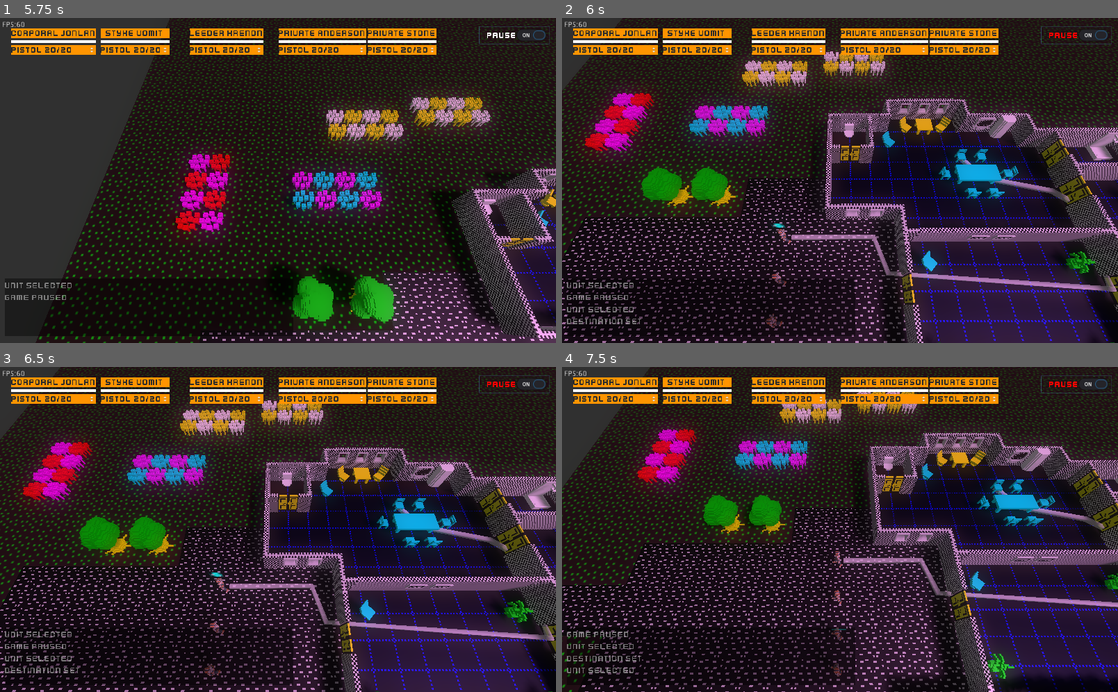
Above: before the commit, frames 1-4 (two rows, left to right).
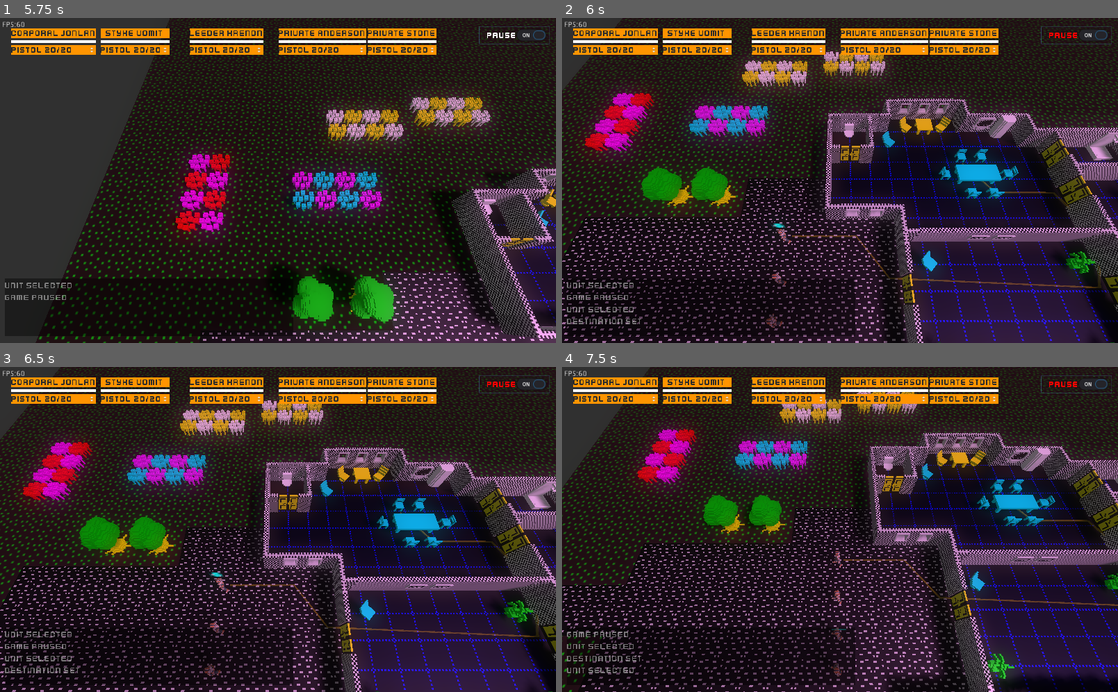
Above: after the commit, the same moments.

Repository: SteveSmith16384/LaserFodder
Game: Godot game, scene res://Main.tscn
Same seed, same stepped clock (60 frames per second), same inputs: the game is played once before the commit and once after it.
Inputs (mouse positions are in pixels of both pictures, inside the frame that each line leads up to):
- Up to frame 1 (5.75 s): click "Pistol 20/20" at 0.5 s; click "Styke Vomit" at 1.25 s; click "Leeder Krenon" at 2 s; click "Private Anderson" at 2.75 s; click "Private Stone" at 3.5 s; click "Corporal Jonlan" at 4.25 s; click "Pause" at 5 s
- Up to frame 2 (6 s): move the mouse to (962, 164) at 5.77 s; hold Right (ui_right) from 5.78 s (still down); tap 1 (unit_1) at 5.85 s; click (962, 164) at 5.92 s
- Up to frame 3 (6.5 s): keep holding Right (ui_right)
- Up to frame 4 (7.5 s): move the mouse to (728, 545) at 6.52 s; release Right (ui_right) at 6.53 s; hold Down (ui_down) 6.53-7.28 s; tap 2 (unit_2) at 6.6 s; move the mouse to (895, 458) at 7.27 s; hold Right (ui_right) from 7.28 s (still down); tap 3 (unit_3) at 7.35 s

Frame 1 is identical in both runs. In frame 2, 1.4% of the frame differs, in the area x 41-100%, y 42-85%; in frame 3, 1.4%; in frame 4, 1.1%.

Commit message:
Small tweaks

Diff:
--- a/src/CreateUnits.gd
+++ b/src/CreateUnits.gd
@@ -8,7 +8,7 @@
 static func get_droid():
 	var droid = droid_class.instance()
 	var unit_data:UnitData = droid.get_node("UnitData")
-	unit_data.health = 50
+	unit_data.health = 80
 	unit_data.accuracy = 50
 	return droid
 
@@ -16,6 +16,6 @@
 static func get_sterner():
 	var sterner = sterner_class.instance()
 	var unit_data:UnitData = sterner.get_node("UnitData")
-	unit_data.health = 50
+	unit_data.health = 80
 	unit_data.accuracy = 80
 	return sterner
--- a/src/GameScene.gd
+++ b/src/GameScene.gd
@@ -111,6 +111,8 @@
 #	$CameraController.target_aim = player.global_translation
 #	$CameraController.target_aim.z += 7
 	append_log("Unit selected")
+
+	$GameUI.select_player(player)
 	pass
 
 
--- a/src/PlayerUnit.gd
+++ b/src/PlayerUnit.gd
@@ -104,6 +104,9 @@
 
 	model.killed()
 	emit_signal("health_changed")
+
+	$CanMove.has_destination = false
+	$CanMove.route_polygon.visible = false
 	pass
 
 
--- a/src/Scenery/Toilet.tscn
+++ b/src/Scenery/Toilet.tscn
@@ -7,6 +7,7 @@
 extents = Vector3( 0.437367, 0.56747, 0.496243 )
 
 [node name="Toilet" type="StaticBody"]
+collision_layer = 3
 
 [node name="MeshInstance" type="MeshInstance" parent="."]
 transform = Transform( 1, 0, 0, 0, 1, 0, 0, 0, 1, 1.6, -0.209031, -1.02613 )
--- a/src/UI/GameUI.gd
+++ b/src/UI/GameUI.gd
@@ -23,8 +23,17 @@
 	pass
 
 
-
 func _on_PauseButton_toggled(button_pressed):
 	Globals.game_paused = button_pressed
 	emit_signal("pause_changed")
 	pass
+
+
+func select_player(player):
+	for ch in $PlayerIcons.get_children():
+		if ch.player == player:
+			ch.set_pressed(true)
+		else:
+			ch.set_pressed(false)
+			break
+	pass
--- a/src/UI/UnitUIControl.gd
+++ b/src/UI/UnitUIControl.gd
@@ -35,33 +35,22 @@
 
 
 func _update_equipment():
-#	for icon in $VBoxContainer/CarriedItems.get_children():
-#		icon.queue_free()
-
 	$VBoxContainer/CarriedItems.clear()
 	var idx :int= 0
 	var can_carry = player.get_node("CanCarry")
 	for item in can_carry.items:
-		#var icon = carriedicon_class.instance()
-		#icon.init(item)
 		var item_name: String = _get_item_text(item)
 		$VBoxContainer/CarriedItems.add_item(item_name, idx)
-		#$VBoxContainer/OptionButton.add_child(icon)
 		idx += 1
 	pass
 
 
 func _get_item_text(item):
 	var is_item = item.get_node("IsItem")
-	#$VBoxContainer/Name.text = is_item.item_name
 	var is_gun = item.find_node("IsGun", false)
 	if is_gun != null:
-#		$VBoxContainer/AmmoProgressBar.max_value = is_gun.max_ammo
-#		$VBoxContainer/AmmoProgressBar.value = is_gun.get_ammo()
-#		$VBoxContainer/Name.text += " " + str(is_gun.get_ammo()) + "/" + str(is_gun.max_ammo)
 		return is_item.item_name + " " + str(is_gun.get_ammo()) + "/" + str(is_gun.max_ammo)
 	else:
-		#$VBoxContainer/AmmoProgressBar.visible = false
 		return is_item.item_name
 
 
@@ -69,3 +58,9 @@
 	var can_carry = player.get_node("CanCarry")
 	can_carry.current_item = can_carry.items[index]
 	pass
+
+
+func set_pressed(b:bool):
+	# todo - doesn't do anything
+	$VBoxContainer/SelectButton.set_pressed(b)
+	pass
--- a/src/components/CanMove.gd
+++ b/src/components/CanMove.gd
@@ -36,14 +36,15 @@
 	var end_point:int = Globals.astar.get_closest_point(pos)
 	can_move.route_points = Globals.astar.get_point_path(start_point, end_point)
 	if can_move.route_points.size() > 0:
-		can_move.route_points.push_back(pos) # Add point clicked!
-
-		# For debbugging:
-		#can_move.route_ids = Globals.astar.get_id_path(start_point, end_point)
+		can_move.route_points.push_back(pos) # Add point clicked!  todo - doesn't work!
 
 		can_move.route_index = 0
 		if can_move.route_points.size() > 1:
-			can_move.route_index = 1 # First point is sometimes in the wrong direction
+			#can_move.route_index = 1 # First point is sometimes in the wrong direction
+			var array = [can_move.route_points]
+			var pool_array = array[0]
+			pool_array.push_back(pos)
+			can_move.route_points = pool_array
 
 		can_move.has_destination = true
 #		if can_move.dest_arrow != null:
--- a/src/components/RoutePolygon.tscn
+++ b/src/components/RoutePolygon.tscn
@@ -1,20 +1,24 @@
-[gd_scene load_steps=2 format=2]
+[gd_scene load_steps=3 format=2]
+
+[ext_resource path="res://Assets/textures/route_tex.png" type="Texture" id=1]
 
 [sub_resource type="SpatialMaterial" id=3]
 flags_transparent = true
-albedo_color = Color( 1, 1, 1, 0.313726 )
+albedo_color = Color( 1, 0.901961, 0, 0.313726 )
+albedo_texture = ExtResource( 1 )
+uv1_scale = Vector3( 10, 10, 10 )
 
 [node name="RoutePolygon" type="CSGPolygon"]
-polygon = PoolVector2Array( 0, 0, 0, 0.3, 0.3, 0.3, 0.3, 0 )
+polygon = PoolVector2Array( 0, 0, 0, 0.1, 0.1, 0.1, 0.1, 0 )
 mode = 2
 path_node = NodePath("")
-path_interval_type = 0
+path_interval_type = 1
 path_interval = 3.0
 path_simplify_angle = 30.0
 path_rotation = 2
 path_local = true
 path_continuous_u = true
-path_u_distance = 1.0
+path_u_distance = 4.0
 path_joined = false
 smooth_faces = true
 material = SubResource( 3 )
Binary file added: src/Assets/textures/route_tex.png
Not shown, added: src/Assets/textures/route_tex.png.import
